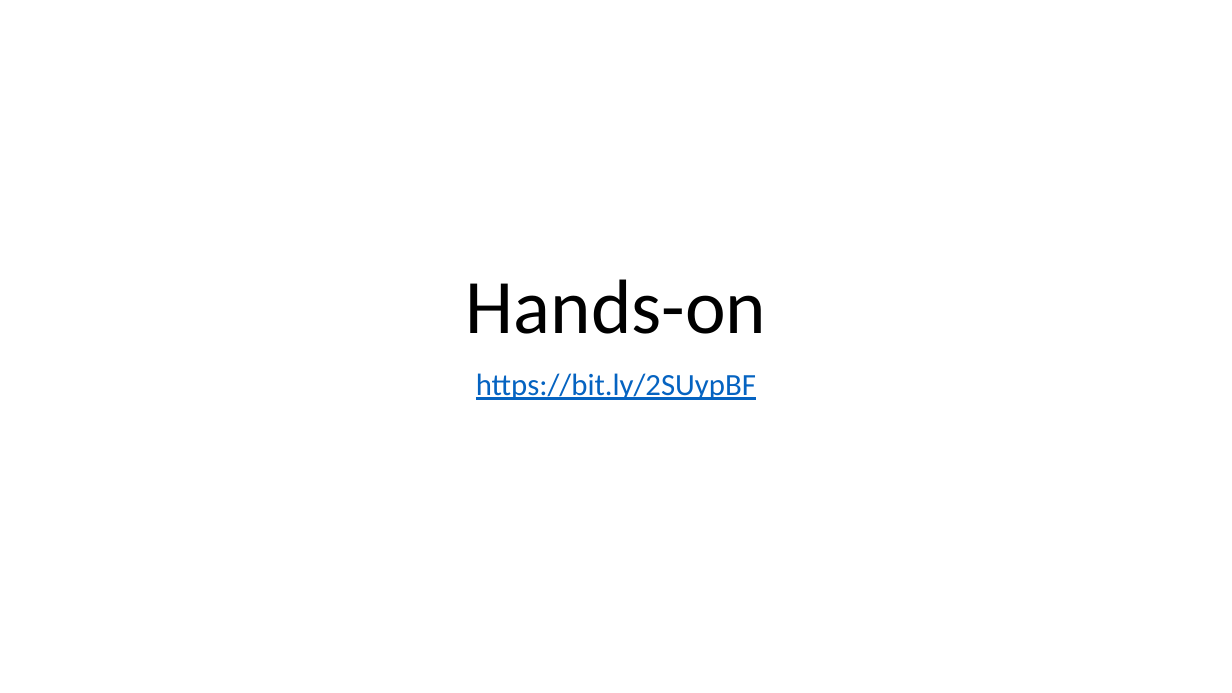
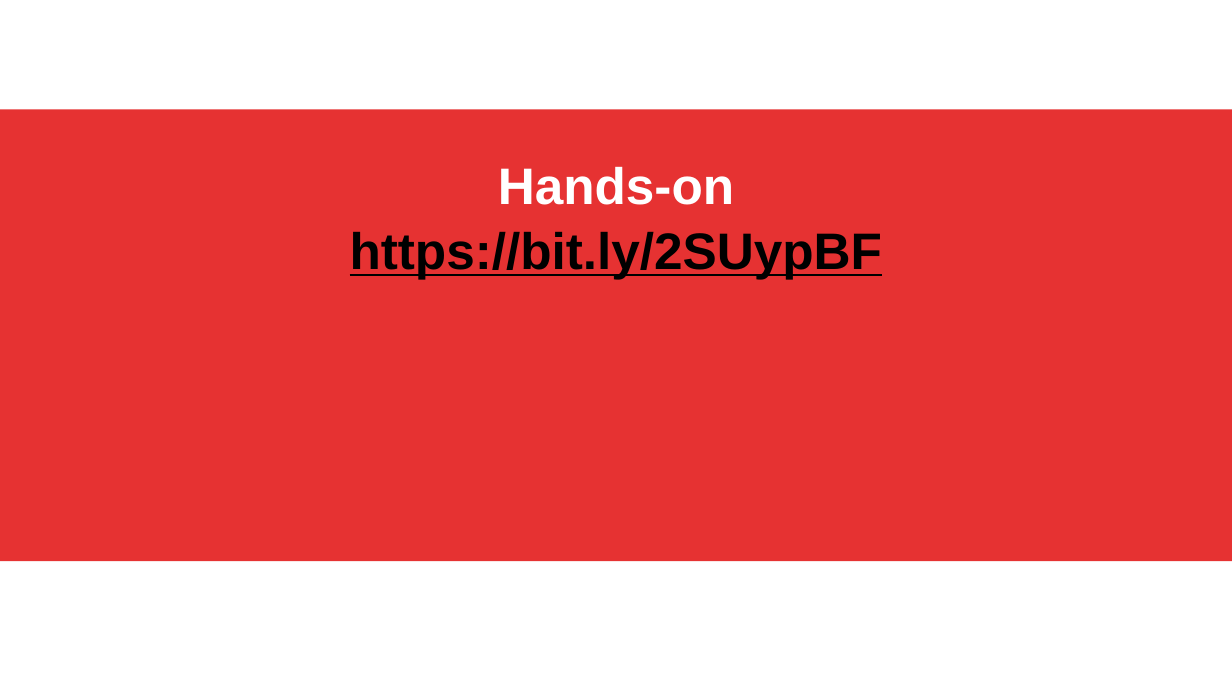
Before and after one commit to AMIS-Services/sig-css-architecture, a slide deck: slide 34 of SIG_CSS_Architecture.pptx. Drawn at 1232x693 pixels with LibreOffice and Linux fonts; fonts in the diff are those of the drawing; background and template pictures are left out. Boxes give left, top, right and bottom in pixels: in the first picture for what was removed or moved away, otherwise in the second. Text is boxed around its words. In the diff, an @@ line names an element or a change of style, - is before the commit and + after.

```diff
--- a/SIG_CSS_Architecture.pptx
+++ b/SIG_CSS_Architecture.pptx
@@ rectangle added at (0, 110, 1232, 562), fill #E63232 @@
@@ title at (350, 167, 882, 279): text changed; size 24 to 40 pt; font Calibri to Arial; text colour #0563C1 to #000000; bold on @@
-https://bit.ly/2SUypBF
+Hands-on
+https://bit.ly/2SUypBF
@@ title removed at (466, 279, 766, 334) @@
-Hands-on
```
Also in this commit, not shown: 18 other slides changed, 1 slide added, 1 slide removed.
